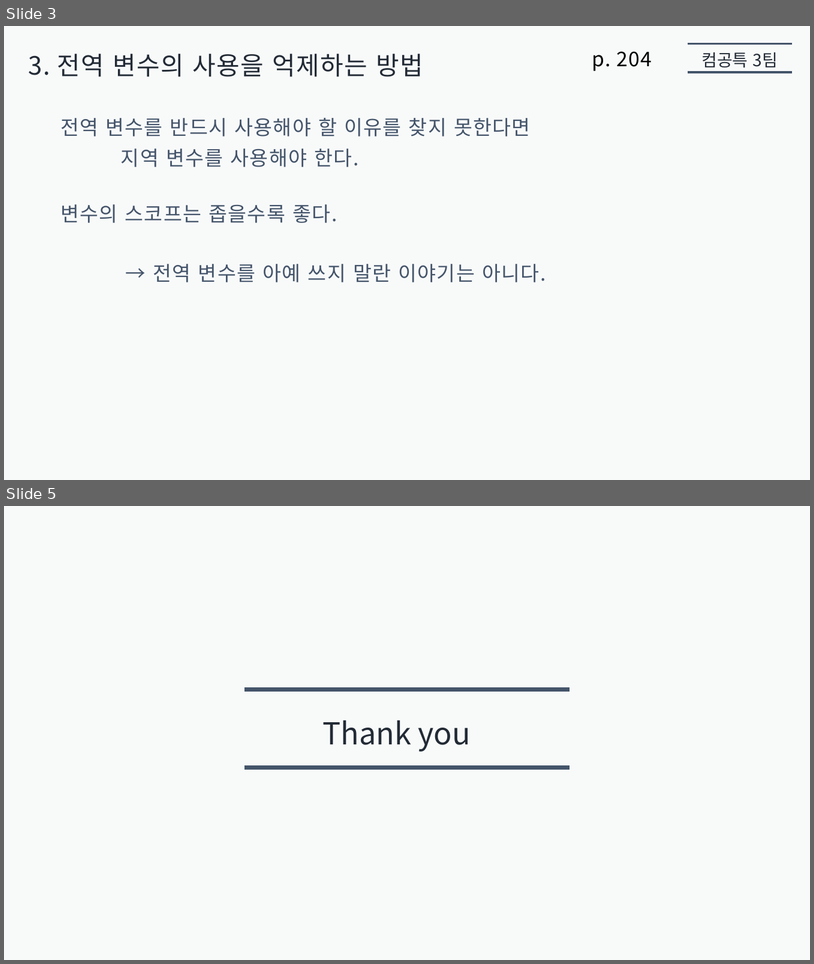
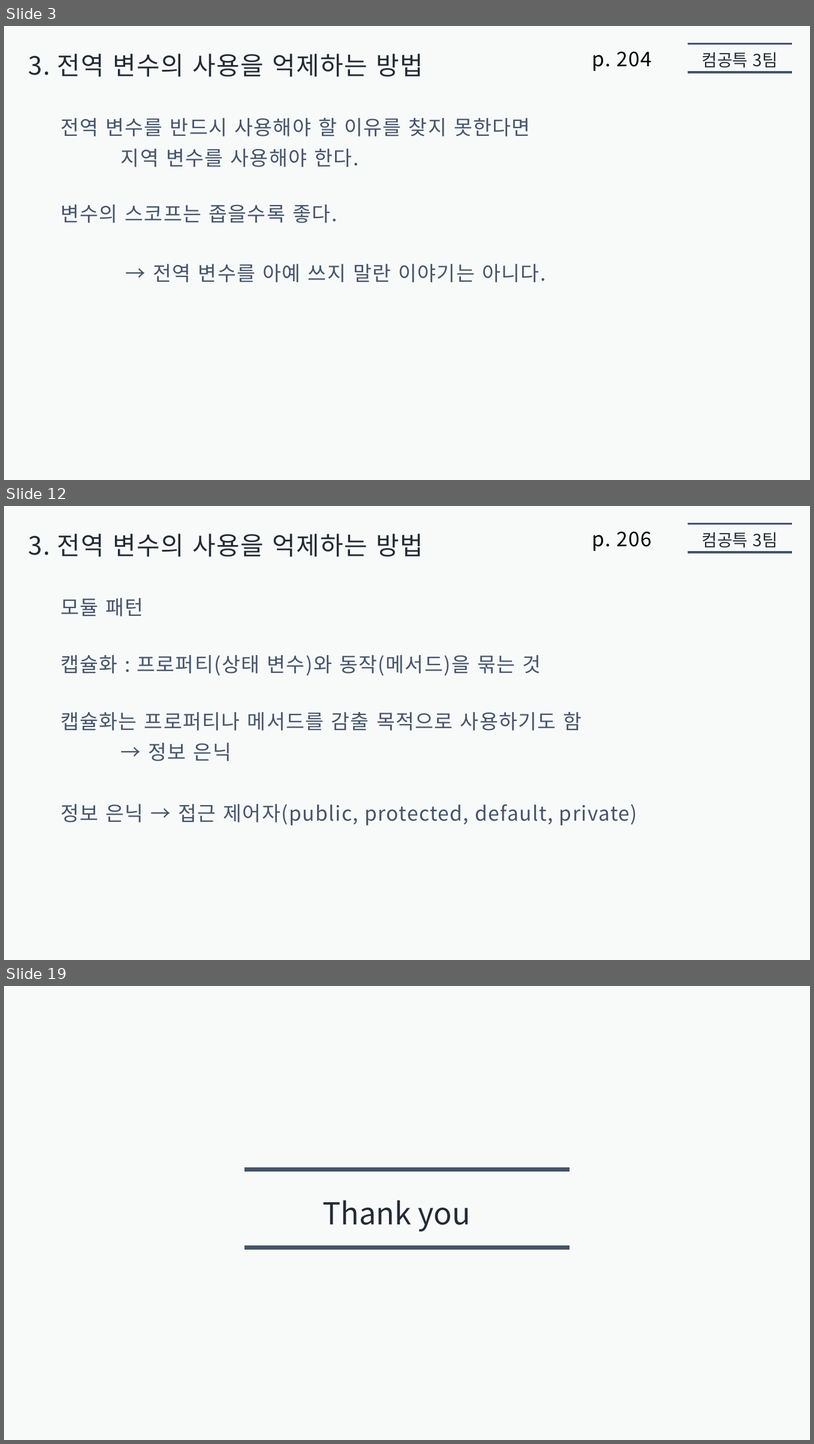
Before and after one commit to jaehoo1/Modern-JavaScript-Deep-Dive, a slide deck: 10. 전역 변수의 문제점/presentation10/jaehoo1/전역 변수의 문제점.pptx. Shown one above the other, each under a label of ours: slides 3 and 5 before the commit, slides 3, 12 and 19 after it; the slides between them are not shown. The pictures are 814x964 and 814x1444 pixels, drawn with LibreOffice and Linux fonts; fonts in the diff are those of the drawing. Boxes give left, top, right and bottom in pixels: in the first picture for what was removed or moved away, otherwise in the second. Text is boxed around its words. In the diff, an @@ line names an element or a change of style, - is before the commit and + after.

```diff
--- a/10. 전역 변수의 문제점/presentation10/jaehoo1/전역 변수의 문제점.pptx
+++ b/10. 전역 변수의 문제점/presentation10/jaehoo1/전역 변수의 문제점.pptx
@@ slide 12 added at [4, 506, 810, 960], background #F8FAFA @@
@@ line added from (688, 523) to (792, 523), #44546A 2.75 pt @@
@@ text added at [28, 534, 424, 557], 30 pt, text #222A35 @@
+3. 전역 변수의 사용을 억제하는 방법
@@ text added at [592, 531, 653, 551], 24 pt, text #000000 @@
+p. 206
@@ text added at [702, 532, 778, 547], 20 pt, text #222A35 @@
+컴공특 3팀
@@ line added from (688, 552) to (792, 552), #44546A 2.75 pt @@
@@ text added at [60, 598, 143, 616], 24 pt, text #44546A @@
+모듈 패턴
@@ text added at [60, 655, 541, 676], 24 pt, text #44546A @@
+캡슐화 : 프로퍼티(상태 변수)와 동작(메서드)을 묶는 것
@@ text added at [60, 712, 582, 730], 24 pt, text #44546A @@
+캡슐화는 프로퍼티나 메서드를 감출 목적으로 사용하기도 함
@@ text added at [149, 742, 231, 761], 24 pt, text #44546A @@
+→ 정보 은닉
@@ text added at [60, 804, 638, 825], 24 pt, text #44546A @@
+정보 은닉 → 접근 제어자(public, protected, default, private)
@@ what was slide 5 is now slide 19 @@
```
Also in this commit, not shown: 1 slide changed, 13 other slides added.
